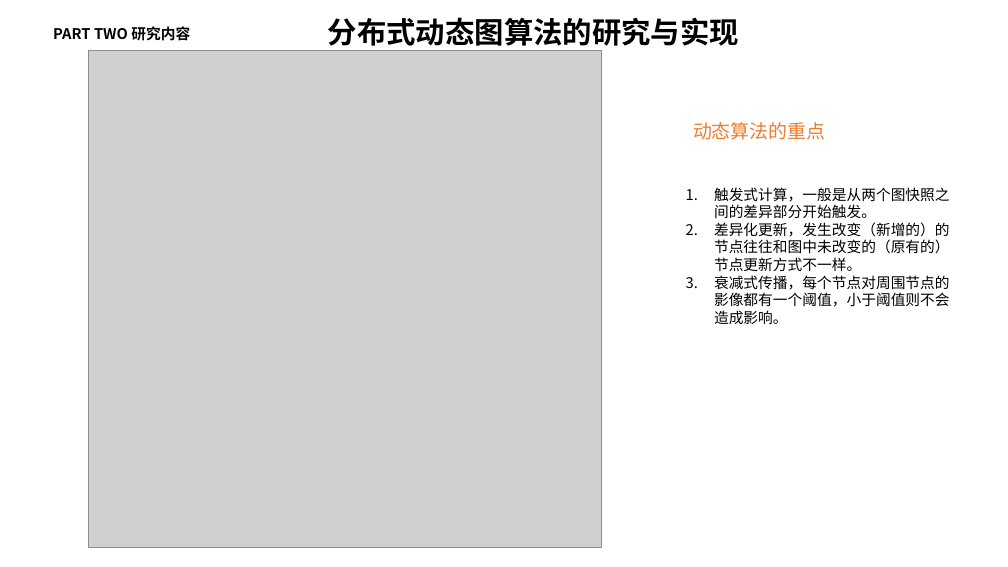
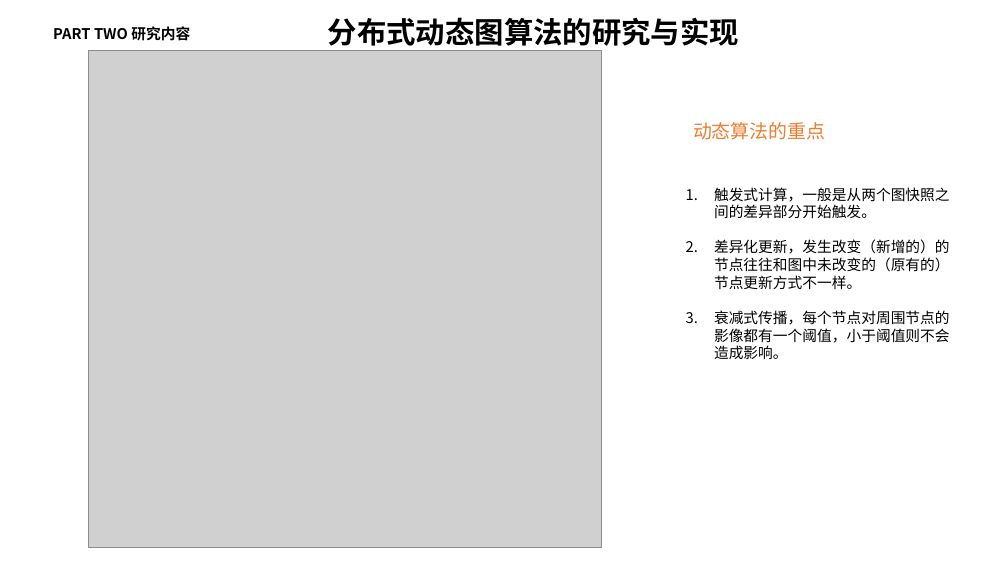
Before and after one commit to zhaobingcn/mypaper, a slide deck: slide 21 of 赵炳-答辩报告 [自动保存].pptx. Drawn at 1008x567 pixels with LibreOffice and Linux fonts; fonts in the diff are those of the drawing; grey boxes stand for pictures; background and template pictures are left out. Boxes give left, top, right and bottom in pixels: in the first picture for what was removed or moved away, otherwise in the second. Text is boxed around its words. In the diff, an @@ line names an element or a change of style, - is before the commit and + after.

```diff
--- a/赵炳-答辩报告 [自动保存].pptx
+++ b/赵炳-答辩报告 [自动保存].pptx
@@ text "触发式计算，一般是从两个图快照之间的差异部分开始触发。" rewrapped from (714, 187, 950, 324) to (714, 187, 950, 359) @@
```
Also in this commit, not shown: 3 other slides changed, 3 other files.
